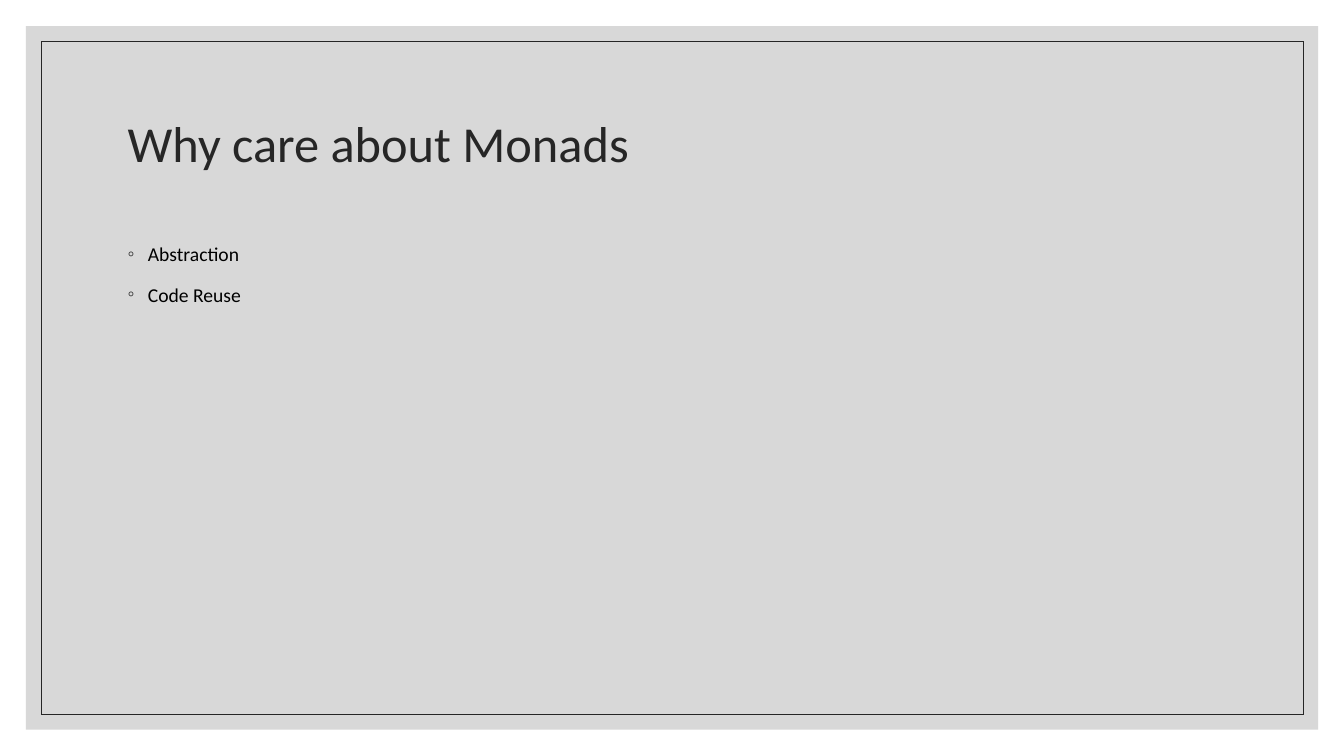
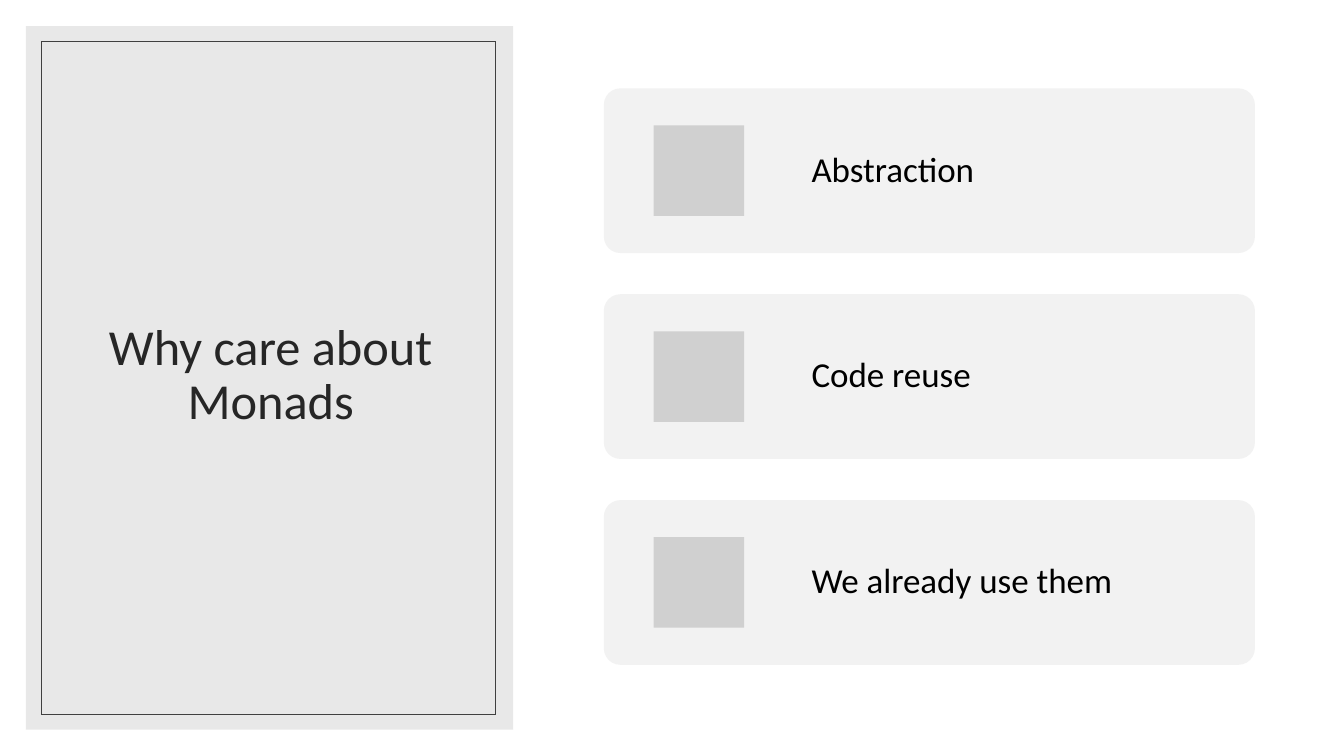
Before and after one commit to kemiller2002/monad-talk, a slide deck: slide 3 of presentation/monads.pptx (slide 2 before the commit). Drawn at 1344x756 pixels with LibreOffice and Linux fonts; fonts in the diff are those of the drawing; grey boxes stand for pictures. Boxes give left, top, right and bottom in pixels: in the first picture for what was removed or moved away, otherwise in the second. Text is boxed around its words. In the diff, an @@ line names an element or a change of style, - is before the commit and + after.

Commit message:
finish ppt, and add non monad example

```diff
--- a/presentation/monads.pptx
+++ b/presentation/monads.pptx
@@ rectangle added at box(0, 0, 1344, 756), fill #FFFFFF @@
@@ rectangle removed at box(26, 26, 1319, 730) @@
@@ rectangle added at box(26, 26, 513, 730), fill #D9D9D9 at 60% opacity @@
@@ rectangle removed at box(41, 41, 1304, 715) @@
@@ rectangle added at box(41, 41, 496, 715), outline #404040 0.5 pt @@
@@ title "Why care about Monads": place and size @@
-title "Why care about Monads" at box(128, 127, 628, 170)
+title "Why care about Monads" at box(109, 330, 432, 420)
@@ title "Why care about Monads" at box(109, 330, 432, 420): alignment left to centre @@
@@ text "Code reuse" at box(812, 362, 971, 388): vertical alignment top to middle @@
@@ text at box(812, 362, 971, 388): text changed; size 14 to 25 pt @@
-◦ Abstraction
-◦ Code Reuse
+Code reuse
@@ group added at box(604, 89, 1255, 664): 3 rounded rectangles, 3 pictures, 2 texts @@
+Abstraction
+We already use them
```
Also in this commit, not shown: 2 slides added, 2 other files.
